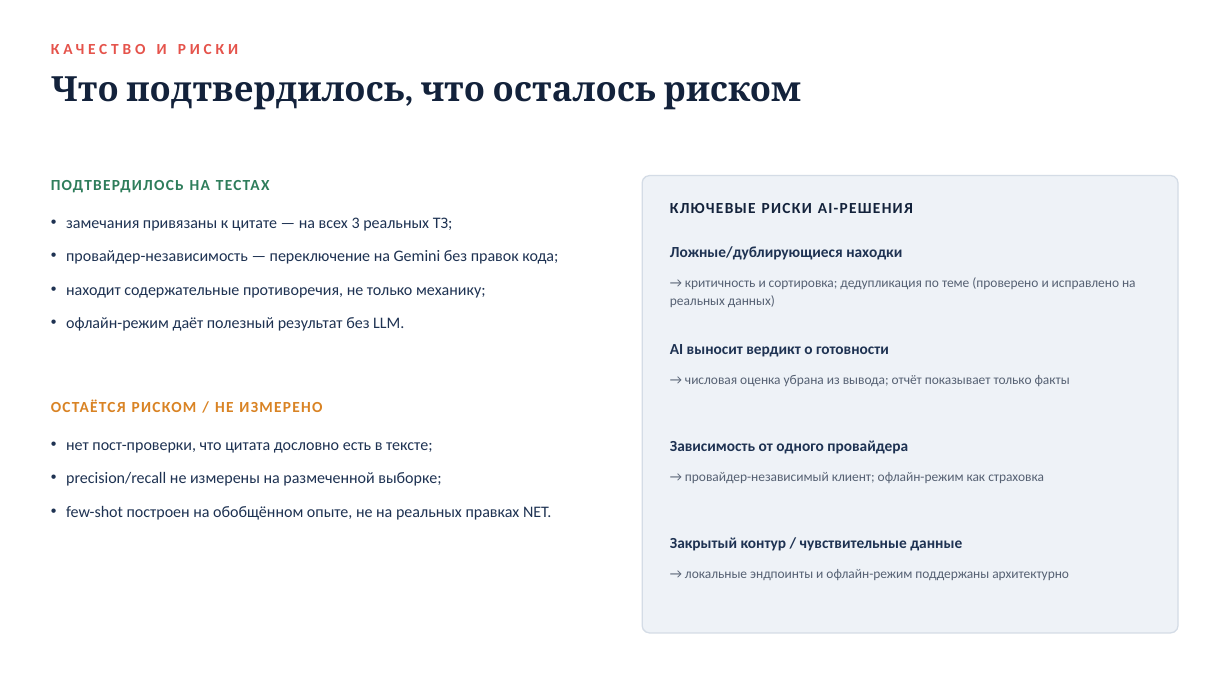
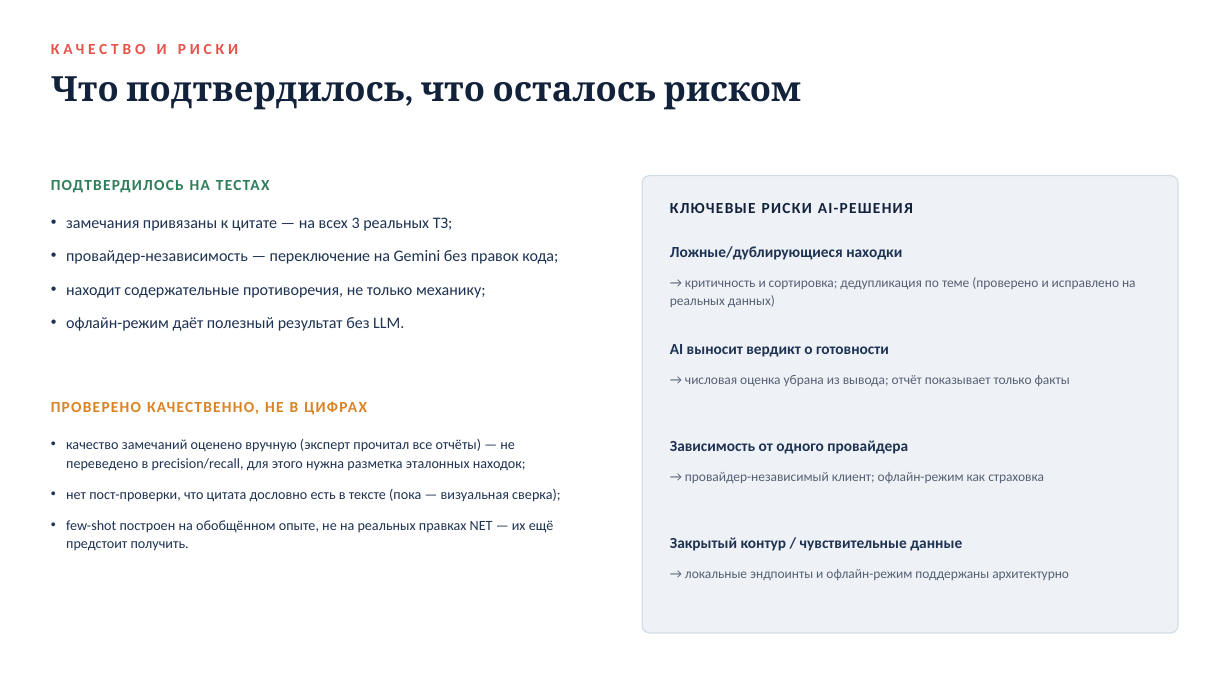
Before and after one commit to kayaal34/aitalenthub-hackathon, a slide deck: slide 9 of presentation/ТЗ-Ревьюер — финальная защита.pptx. Drawn at 1232x693 pixels with LibreOffice and Linux fonts; fonts in the diff are those of the drawing. Boxes give left, top, right and bottom in pixels: in the first picture for what was removed or moved away, otherwise in the second. Text is boxed around its words. In the diff, an @@ line names an element or a change of style, - is before the commit and + after.

```diff
--- a/presentation/ТЗ-Ревьюер — финальная защита.pptx
+++ b/presentation/ТЗ-Ревьюер — финальная защита.pptx
@@ text at (51,401,367,415): text changed @@
-ОСТАЁТСЯ РИСКОМ / НЕ ИЗМЕРЕНО
+ПРОВЕРЕНО КАЧЕСТВЕННО, НЕ В ЦИФРАХ
@@ text at (66,439,560,551): text changed; size 12.5 to 11 pt @@
-• нет пост-проверки, что цитата дословно есть в тексте;
-• precision/recall не измерены на размеченной выборке;
-• few-shot построен на обобщённом опыте, не на реальных правках NET.
+• качество замечаний оценено вручную (эксперт прочитал все отчёты) — не переведено в precision/recall, для этого нужна разметка эталонных находок;
+• нет пост-проверки, что цитата дословно есть в тексте (пока — визуальная сверка);
+• few-shot построен на обобщённом опыте, не на реальных правках NET — их ещё предстоит получить.
```
Also in this commit, not shown: 3 other files.
